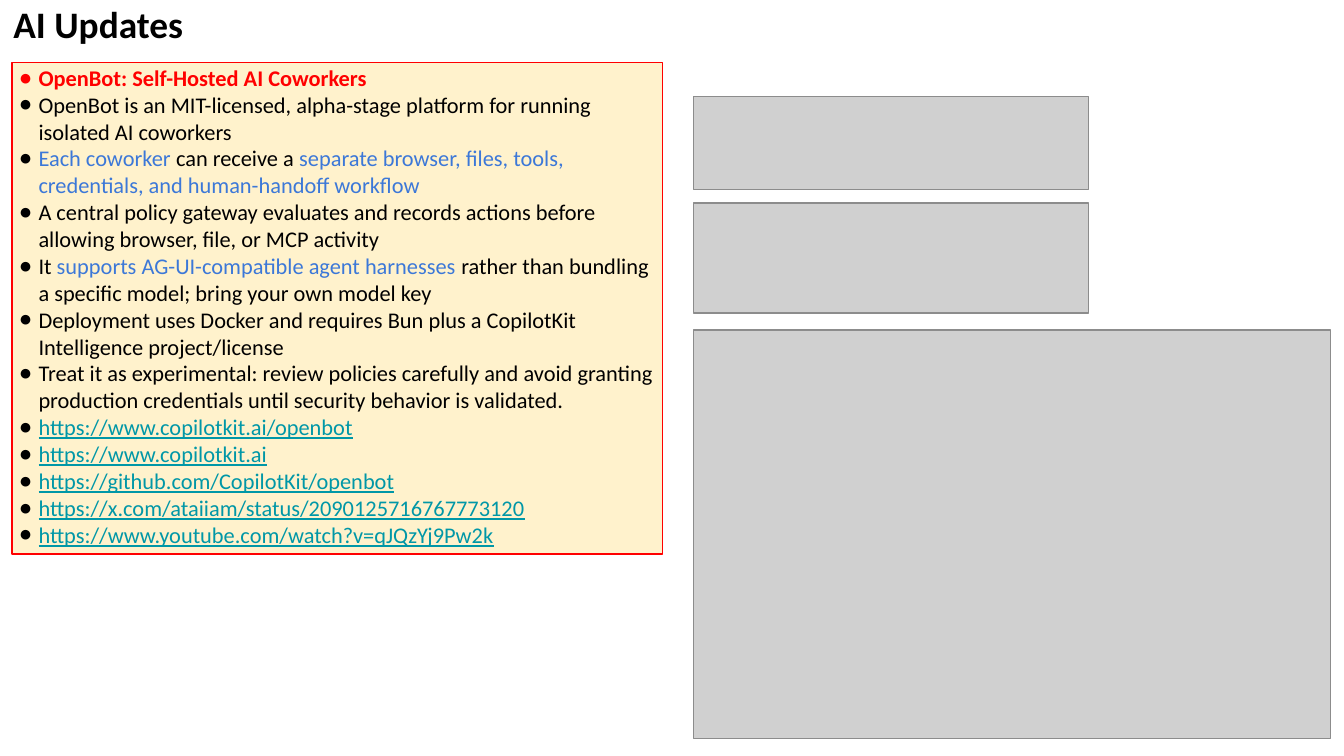
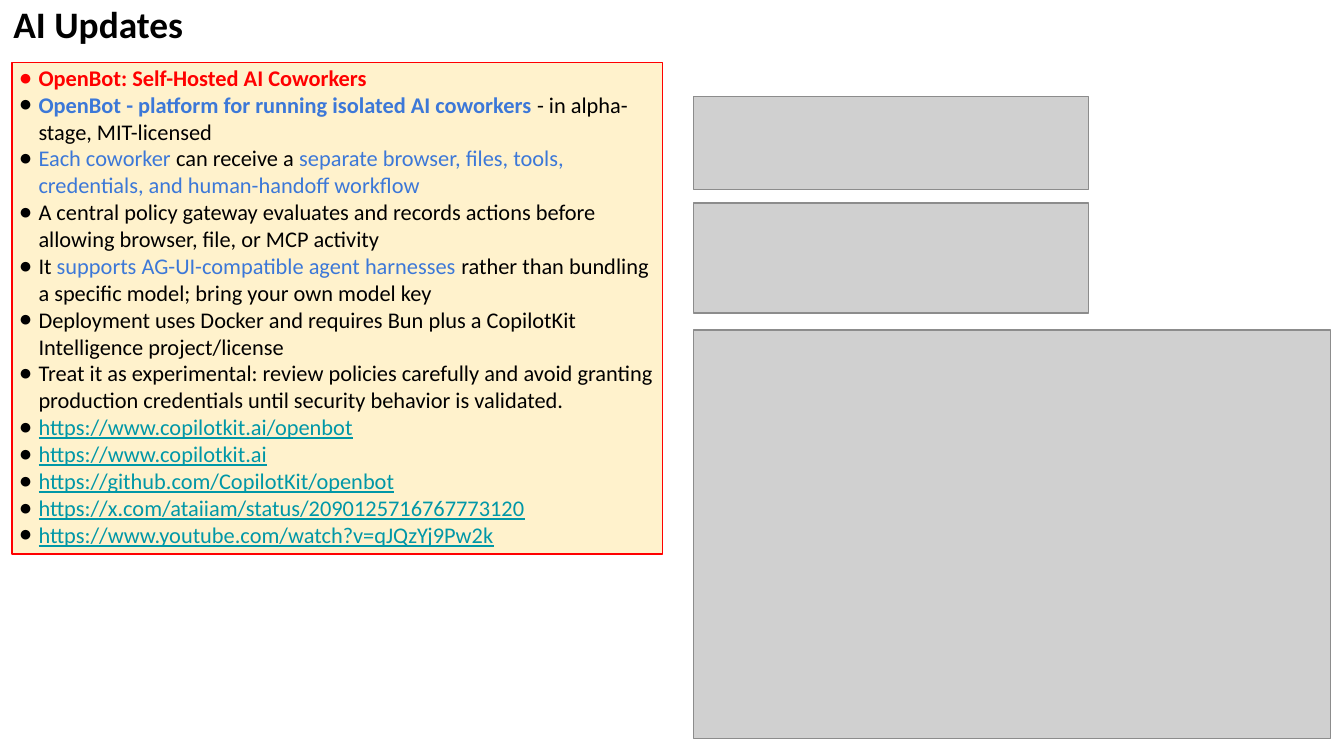
Before and after one commit to lselector/seminar, a slide deck: slide 18 of 2026/2026-08-28-AI-Updates.pptx (slide 16 before the commit). Drawn at 1344x756 pixels with LibreOffice and Linux fonts; fonts in the diff are those of the drawing; grey boxes stand for pictures. Boxes give left, top, right and bottom in pixels: in the first picture for what was removed or moved away, otherwise in the second. Text is boxed around its words. In the diff, an @@ line names an element or a change of style, - is before the commit and + after.

```diff
--- a/2026/2026-08-28-AI-Updates.pptx
+++ b/2026/2026-08-28-AI-Updates.pptx
@@ text in rectangle at box(39, 97, 628, 144): text changed; text colour #000000 to #3C78D8; bold on @@
-● OpenBot is an MIT-licensed, alpha-stage platform for running isolated AI coworkers
+● OpenBot - platform for running isolated AI coworkers - in alpha-stage, MIT-licensed
```
Also in this commit, not shown: 7 other slides changed, 3 slides added, 1 slide removed.
